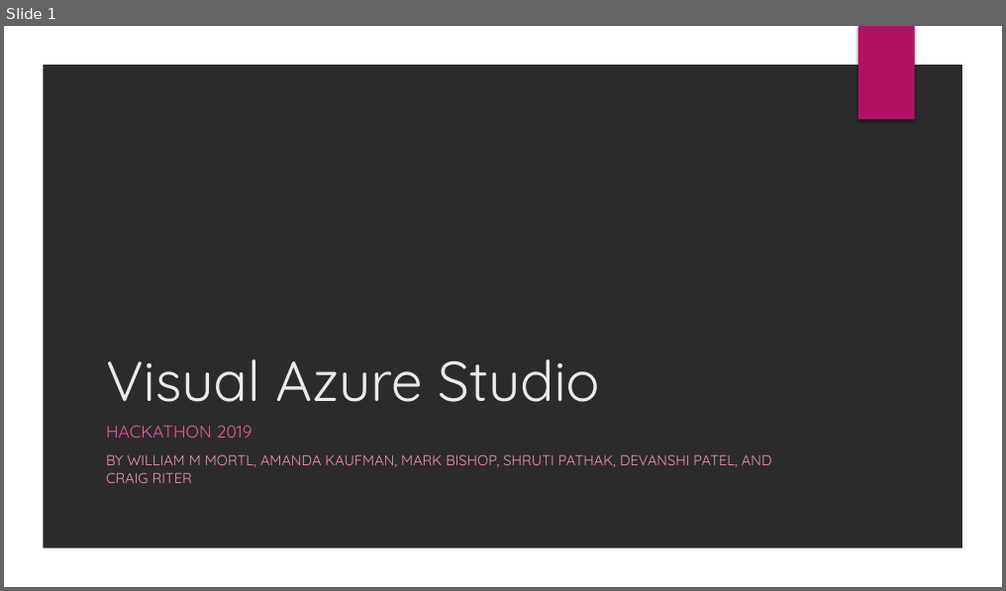
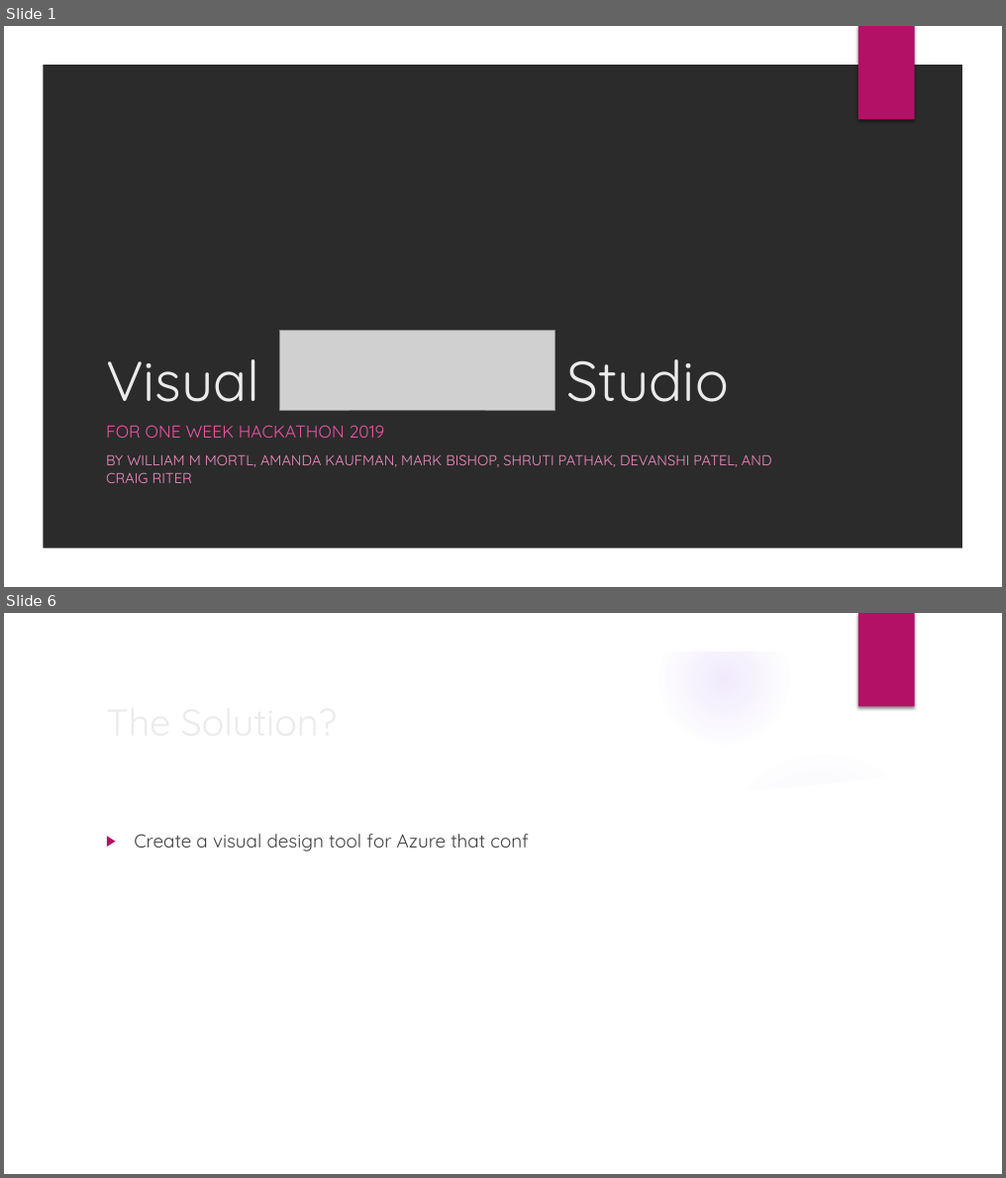
Before and after one commit to WilliamMortlMicrosoft/VisualAzureStudio, a slide deck: doc/VisualAzureStudio.pptx. Shown one above the other, each under a label of ours: slide 1 before the commit, slides 1 and 6 after it; the slides between them are not shown. The pictures are 1006x591 and 1006x1178 pixels, drawn with LibreOffice and Linux fonts; fonts in the diff are those of the drawing; grey boxes stand for pictures; background and template pictures are left out; a plain dark background stands for a picture behind light text. Boxes give left, top, right and bottom in pixels: in the first picture for what was removed or moved away, otherwise in the second. Text is boxed around its words. In the diff, an @@ line names an element or a change of style, - is before the commit and + after.

```diff
--- a/doc/VisualAzureStudio.pptx
+++ b/doc/VisualAzureStudio.pptx
@@ slide 6 added at (4,613,1002,1174), background picture (left out); not listed: 2 template elements that a slide beside it also shows @@
@@ title added at (98,692,816,750), 36 pt, text #EBEBEB @@
+The Solution?
@@ group added at (4,614,971,1174): 5 ellipses, 2 freeform shapes @@
@@ text added at (134,834,529,852), 18 pt, text #404040 @@
+▶ Create a visual design tool for Azure that conf
@@ slide 1 changed as well @@
@@ picture added at (279,331,555,411) @@
@@ title at (106,360,728,402): text changed @@
-Visual Azure Studio
+Visual Studio
@@ subtitle at (106,425,385,438): text changed @@
-HACKATHON 2019
+FOR ONE WEEK HACKATHON 2019
```
Also in this commit, not shown: 9 other slides added, 1 other file.
